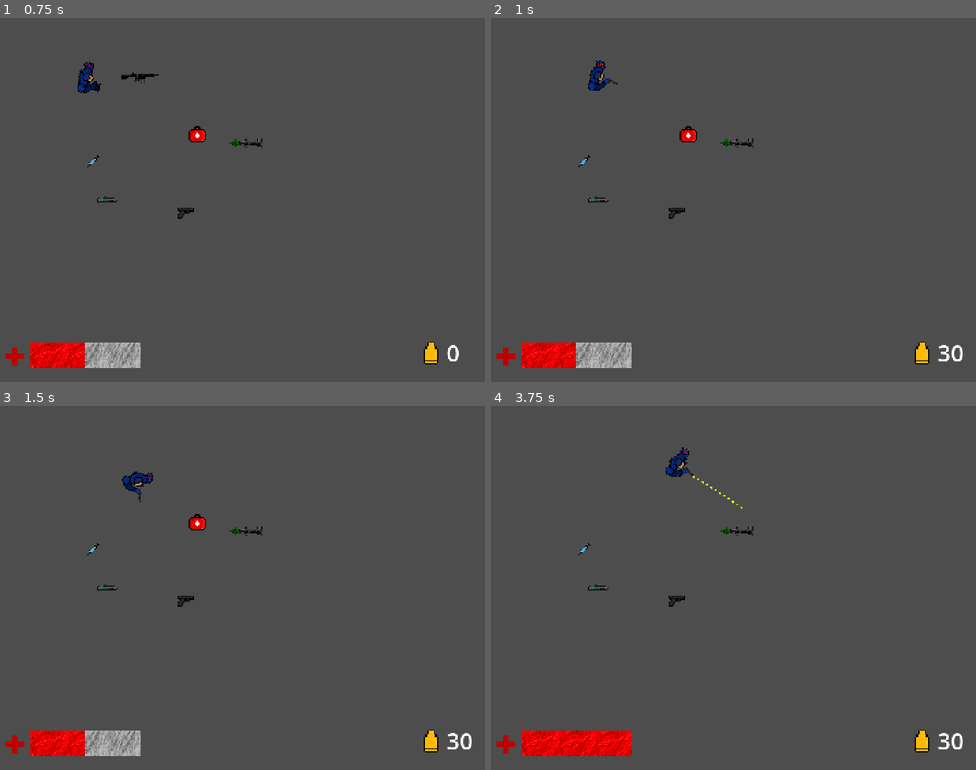
Above: before the commit, frames 1-4 (two rows, left to right).
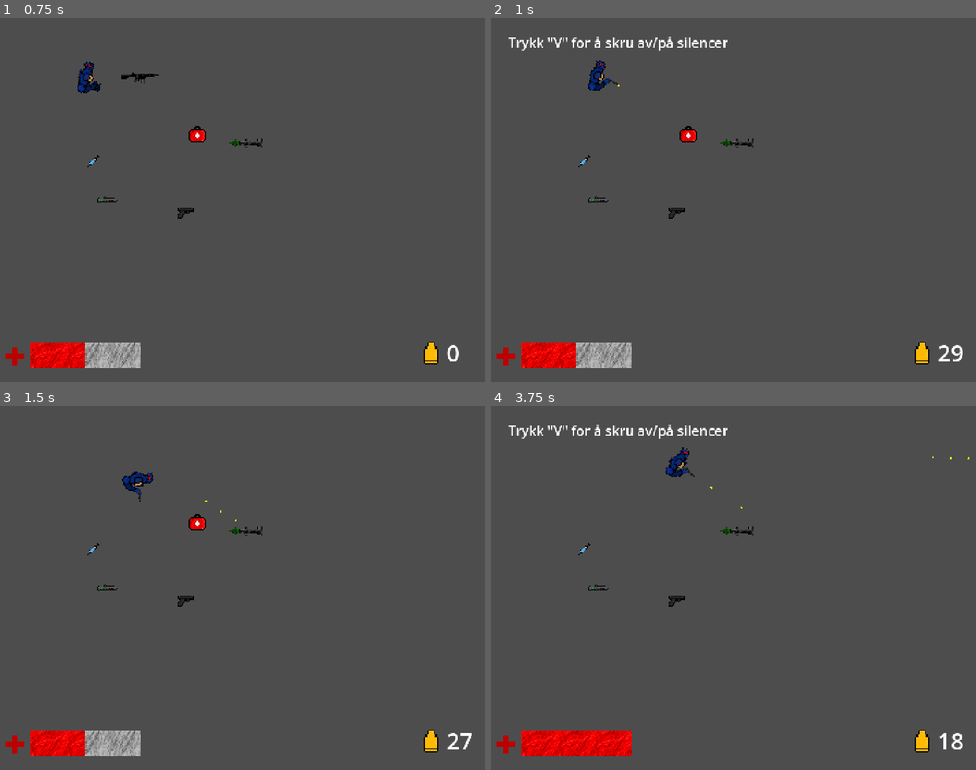
Above: after the commit, the same moments.

Repository: vladydad/Invasion_godot
Game: Godot game, scene res://Tutorial.tscn
The game is run twice, just before and just after one commit, with the same random seed, the same clock (stepped at 60 frames per second) and the same inputs.
Inputs (mouse positions are in pixels of both pictures, inside the frame that each line leads up to):
- Up to frame 1 (0.75 s): tap Enter at 0.5 s; move the mouse to (349, 181) at 0.52 s; press the mouse at (349, 181) at 0.53 s; hold Right (ui_right) from 0.53 s (still down)
- Up to frame 2 (1 s): keep holding Right (ui_right)
- Up to frame 3 (1.5 s): move the mouse to (145, 606) at 1.27 s; release Right (ui_right) at 1.28 s; release the mouse at (145, 606) at 1.28 s; hold Down (ui_down) from 1.28 s (still down); tap V (Silencer) at 1.35 s
- Up to frame 4 (3.75 s): move the mouse to (782, 507) at 2.02 s; release Down (ui_down) at 2.03 s; press the mouse at (782, 507) at 2.03 s; hold Right (ui_right) 2.03-2.78 s; move the mouse to (709, 660) at 2.77 s; release the mouse at (709, 660) at 2.78 s; hold Up (ui_up) 2.78-3.53 s; tap V (Silencer) at 2.85 s; move the mouse to (879, 642) at 3.52 s; press the mouse at (879, 642) at 3.53 s; hold Left (ui_left) from 3.53 s (still down)

Frame 1 is identical in both runs. In frame 2, 0.6% of the frame differs, in the area x 3-98%, y 5-95%; in frame 3, 0.1%; in frame 4, 0.7%, in the area x 3-99%, y 5-95%.

Commit message:
bla bla bla

Diff:
--- a/invasion/Tutorial.tscn
+++ b/invasion/Tutorial.tscn
@@ -14,6 +14,7 @@
 [ext_resource type="Texture2D" uid="uid://cdgexn1vldece" path="res://blood overlay.png" id="11_538ju"]
 [ext_resource type="Texture2D" uid="uid://cje1mhe5b65s5" path="res://icons/healthbarlong.png" id="12_538ju"]
 [ext_resource type="Texture2D" uid="uid://p3e1sqrprqed" path="res://icons/healthbarredlong.png" id="13_su8sl"]
+[ext_resource type="Texture2D" uid="uid://bkjfawpatp8f4" path="res://map/rooftop+litt extra vei pynt.png" id="15_6r586"]
 
 [sub_resource type="AtlasTexture" id="AtlasTexture_hp7xp"]
 atlas = ExtResource("10_swigd")
@@ -73,6 +74,42 @@
 "speed": 10.0
 }]
 
+[sub_resource type="TileSetAtlasSource" id="TileSetAtlasSource_jltxb"]
+texture = ExtResource("15_6r586")
+0:0/0 = 0
+1:0/0 = 0
+2:0/0 = 0
+3:0/0 = 0
+4:0/0 = 0
+0:1/0 = 0
+1:1/0 = 0
+2:1/0 = 0
+3:1/0 = 0
+4:1/0 = 0
+0:2/0 = 0
+1:2/0 = 0
+2:2/0 = 0
+3:2/0 = 0
+4:2/0 = 0
+0:3/0 = 0
+1:3/0 = 0
+2:3/0 = 0
+3:3/0 = 0
+4:3/0 = 0
+0:4/0 = 0
+1:4/0 = 0
+2:4/0 = 0
+3:4/0 = 0
+4:4/0 = 0
+0:5/0 = 0
+1:5/0 = 0
+2:5/0 = 0
+3:5/0 = 0
+4:5/0 = 0
+
+[sub_resource type="TileSet" id="TileSet_7xv1m"]
+sources/0 = SubResource("TileSetAtlasSource_jltxb")
+
 [node name="Node2D" type="Node2D" unique_id=1503440313]
 
 [node name="CharacterBody2D" parent="." unique_id=983882007 instance=ExtResource("1_jl26d")]
@@ -98,6 +135,15 @@
 offset_bottom = 1041.0
 theme_override_font_sizes/font_size = 69
 text = "0"
+
+[node name="Tips1" type="Label" parent="CanvasLayer" unique_id=785145870]
+visible = false
+offset_left = 51.0
+offset_top = 45.0
+offset_right = 704.0
+offset_bottom = 114.0
+theme_override_font_sizes/font_size = 40
+text = "Trykk \"V\" for å skru av/på silencer"
 
 [node name="Area2D6" parent="." unique_id=1734879823 instance=ExtResource("6_hlpnd")]
 position = Vector2(554, 578)
@@ -143,3 +189,6 @@
 nine_patch_stretch = true
 texture_under = ExtResource("12_538ju")
 texture_progress = ExtResource("13_su8sl")
+
+[node name="TileMapLayer" type="TileMapLayer" parent="." unique_id=270043198]
+tile_set = SubResource("TileSet_7xv1m")
--- a/invasion/player.gd
+++ b/invasion/player.gd
@@ -8,6 +8,7 @@
 var canShoot = true
 var stabbing = false
 var m4silencer = false
+var reloading = false
 
 @export var bullet_scene: PackedScene
 
@@ -38,6 +39,17 @@
 		ammo = 10
 	elif weapon == "ar":
 		ammo = 30
+		$"../CanvasLayer/Tips1".visible = true
+		await get_tree().create_timer(0.3).timeout
+		$"../CanvasLayer/Tips1".visible = false
+		await get_tree().create_timer(0.3).timeout
+		$"../CanvasLayer/Tips1".visible = true
+		await get_tree().create_timer(0.3).timeout
+		$"../CanvasLayer/Tips1".visible = false
+		await get_tree().create_timer(0.3).timeout
+		$"../CanvasLayer/Tips1".visible = true
+		await get_tree().create_timer(3).timeout
+		$"../CanvasLayer/Tips1".visible = false
 	elif weapon == "bazooka":
 		ammo = 3
 
@@ -49,6 +61,11 @@
 
 	if Input.is_action_pressed("Reload"):
 		reload()
+
+	if velocity.length() > 0 and $WalkingSound.playing == false:
+		$WalkingSound.play()
+	else:
+		$WalkingSound.stop()
 
 	if velocity.length() > 0:
 		if weapon == "arms":
@@ -71,18 +88,21 @@
 
 
 func reload():
+	reloading = true
 	canShoot = false
 	$ReloadSound.play()
-	await get_tree().create_timer(3).timeout
+	ammo_label.text = str("...")
+	await get_tree().create_timer(2).timeout
 	if weapon == "pistol":
 		ammo = 10
 	elif weapon == "ar":
 		ammo = 30
 	elif weapon == "bazooka":
 		ammo = 3
-	elif weapon == "knife":
-		ammo = 0
 	canShoot = true
+	ammo_label.text = str(ammo)
+	reloading = false
+
 
 func _process(delta: float) -> void:
 	look_at(get_global_mouse_position())
@@ -121,10 +141,8 @@
 			shootBazooka()
 		elif weapon == "knife":
 			swingKnife()
-	elif ammo == 0:
-		ammo_label.text = "Lader..."
-		reload()
-	ammo_label.text = str(ammo)
+	if !reloading:
+		ammo_label.text = str(ammo)
 	health_bar.value = health
 
 	if Input.is_action_pressed("Shoot") and canShoot:
--- a/invasion/player.tscn
+++ b/invasion/player.tscn
@@ -15,6 +15,7 @@
 [ext_resource type="Texture2D" uid="uid://1fw41vsr4xhh" path="res://mainCharacter/New Piskel (9).png" id="10_bwjto"]
 [ext_resource type="AudioStream" uid="uid://di7bmfl8f5fa" path="res://audio/stab.mp3" id="11_nvl01"]
 [ext_resource type="AudioStream" uid="uid://yvp3rixkwytc" path="res://audio/Timeline 1.mp3" id="15_606se"]
+[ext_resource type="AudioStream" uid="uid://btj0itv330go5" path="res://audio/816017__qubodup__dry-footsteps-loop.wav" id="16_u1c27"]
 
 [sub_resource type="RectangleShape2D" id="RectangleShape2D_7xv1m"]
 size = Vector2(87.5, 96)
@@ -486,5 +487,8 @@
 
 [node name="SilencerSound" type="AudioStreamPlayer2D" parent="." unique_id=1708175020]
 stream = ExtResource("15_606se")
-volume_db = -0.1
+volume_db = -0.4
 max_polyphony = 9
+
+[node name="WalkingSound" type="AudioStreamPlayer2D" parent="." unique_id=1185203483]
+stream = ExtResource("16_u1c27")
Not shown, added: invasion/audio/816017__qubodup__dry-footsteps-loop.wav.import
Not shown, added: invasion/audio/816017__qubodup__dry-footsteps-loop.wav
Not shown, added: invasion/audio/walking.m4a
